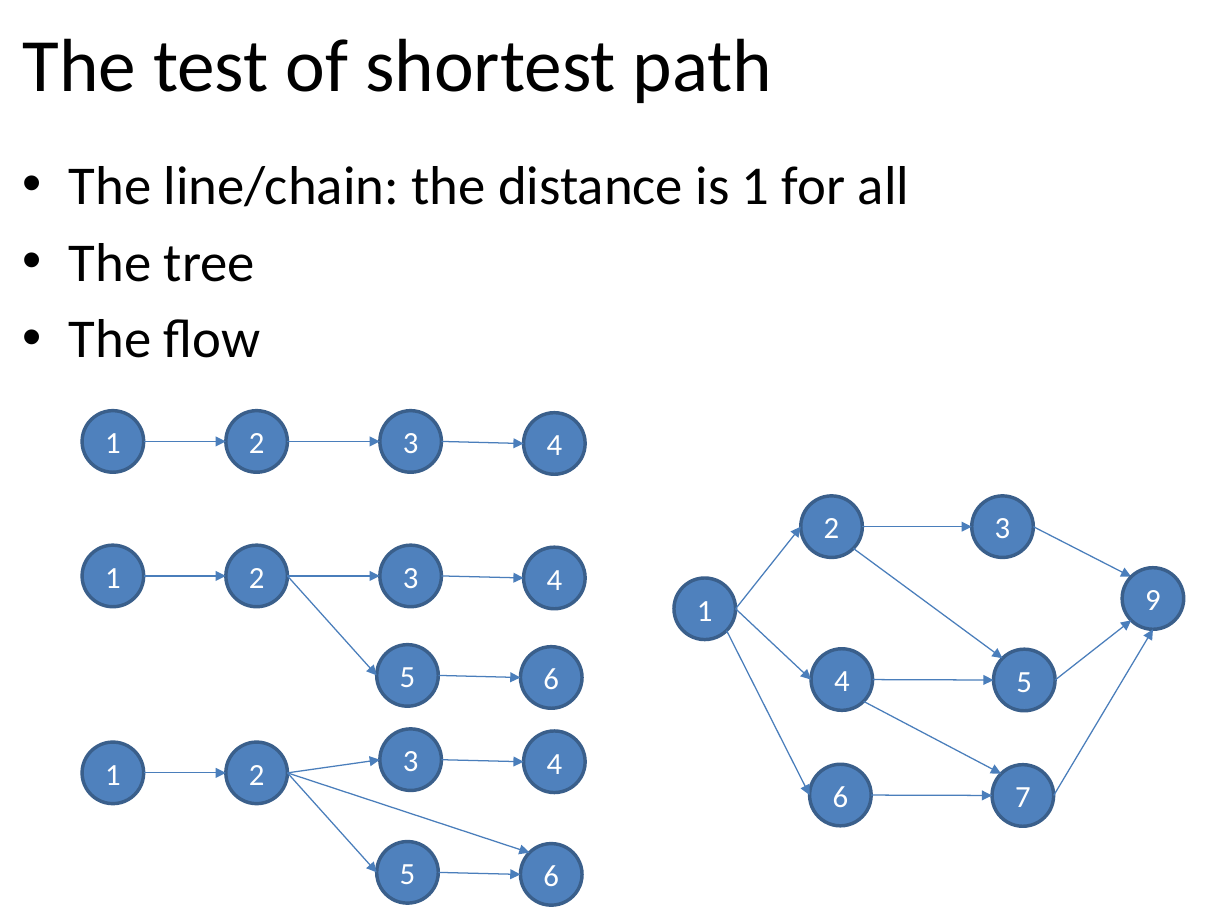
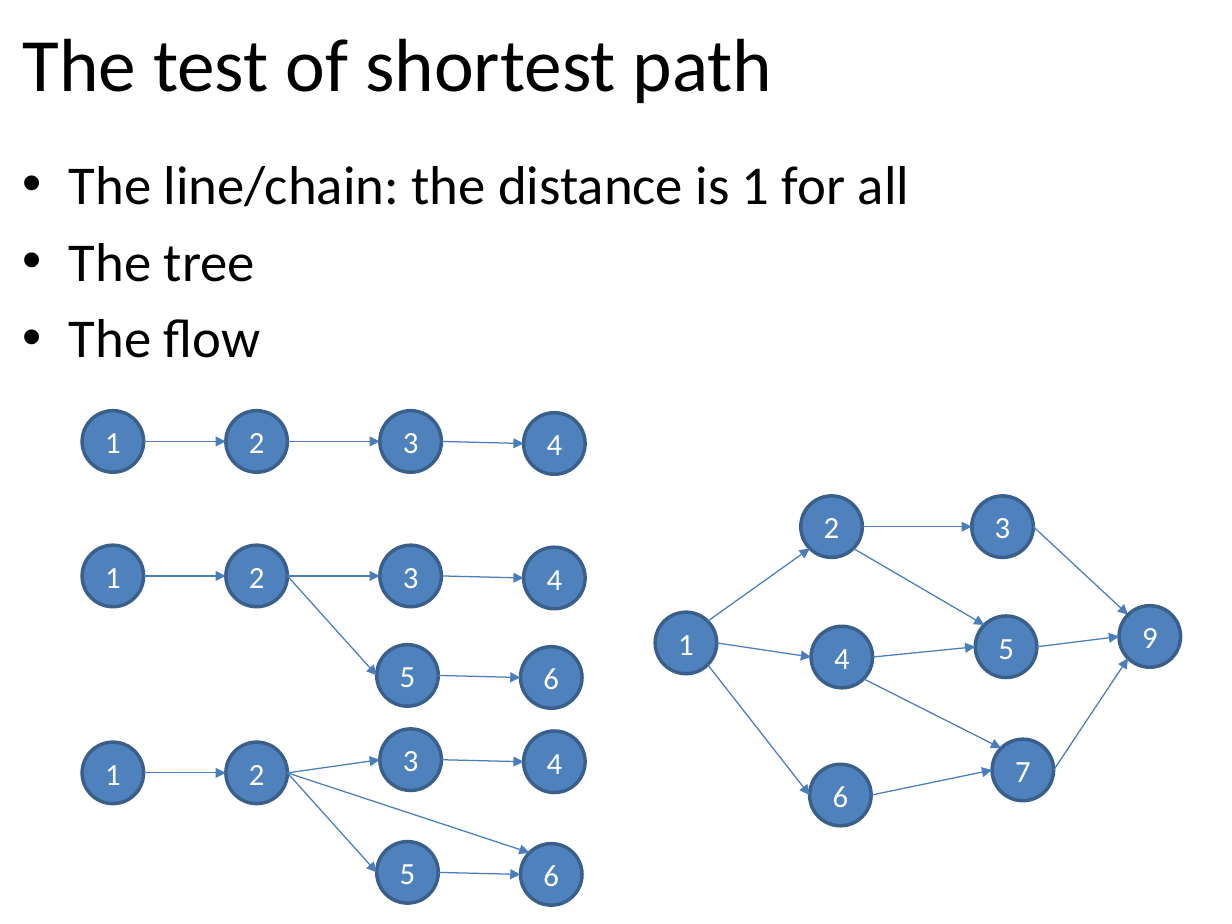
Before and after one commit to tutrunghieu/dsa-2017-java-tutorial, a slide deck: slide 47 of dsa2017-java-online/handouts/data-day07-graph/Lecture 12 - Chapter 08 - Graphs - Part 1.pptx. Drawn at 1232x924 pixels with LibreOffice and Linux fonts; fonts in the diff are those of the drawing. Boxes give left, top, right and bottom in pixels: in the first picture for what was removed or moved away, otherwise in the second. Text is boxed around its words. In the diff, an @@ line names an element or a change of style, - is before the commit and + after.

```diff
--- a/dsa2017-java-online/handouts/data-day07-graph/Lecture 12 - Chapter 08 - Graphs - Part 1.pptx
+++ b/dsa2017-java-online/handouts/data-day07-graph/Lecture 12 - Chapter 08 - Graphs - Part 1.pptx
@@ arrow moved from (1034, 527) - (1131, 577) to (1034, 527) - (1129, 615) @@
@@ arrow moved from (736, 609) - (801, 527) to (707, 621) - (809, 548) @@
@@ arrow moved from (854, 548) - (1003, 658) to (854, 548) - (984, 625) @@
@@ ellipse "1": place and size @@
-ellipse "1" at <box>674,578,736,639</box>
+ellipse "1" at <box>655,612,717,674</box>
@@ ellipse "4": place and size @@
-ellipse "4" at <box>811,649,872,711</box>
+ellipse "4" at <box>811,626,872,687</box>
@@ ellipse "5": place and size @@
-ellipse "5" at <box>993,649,1055,711</box>
+ellipse "5" at <box>976,616,1037,678</box>
@@ ellipse "9": place and size @@
-ellipse "9" at <box>1122,568,1184,630</box>
+ellipse "9" at <box>1119,606,1180,668</box>
@@ arrow moved from (736, 609) - (811, 680) to (717, 643) - (811, 657) @@
@@ arrow moved from (872, 680) - (993, 680) to (872, 657) - (976, 647) @@
@@ arrow moved from (1055, 680) - (1131, 621) to (1037, 647) - (1119, 637) @@
@@ arrow moved from (1053, 796) - (1153, 630) to (1053, 770) - (1129, 658) @@
@@ arrow moved from (727, 631) - (809, 795) to (707, 665) - (809, 795) @@
@@ arrow moved from (864, 701) - (1002, 774) to (864, 679) - (1002, 748) @@
@@ ellipse "7": place and size @@
-ellipse "7" at <box>992,765,1053,827</box>
+ellipse "7" at <box>992,739,1053,801</box>
@@ arrow moved from (871, 795) - (992, 796) to (871, 795) - (992, 770) @@
```
Also in this commit, not shown: 1 slide added, 7 other files.
